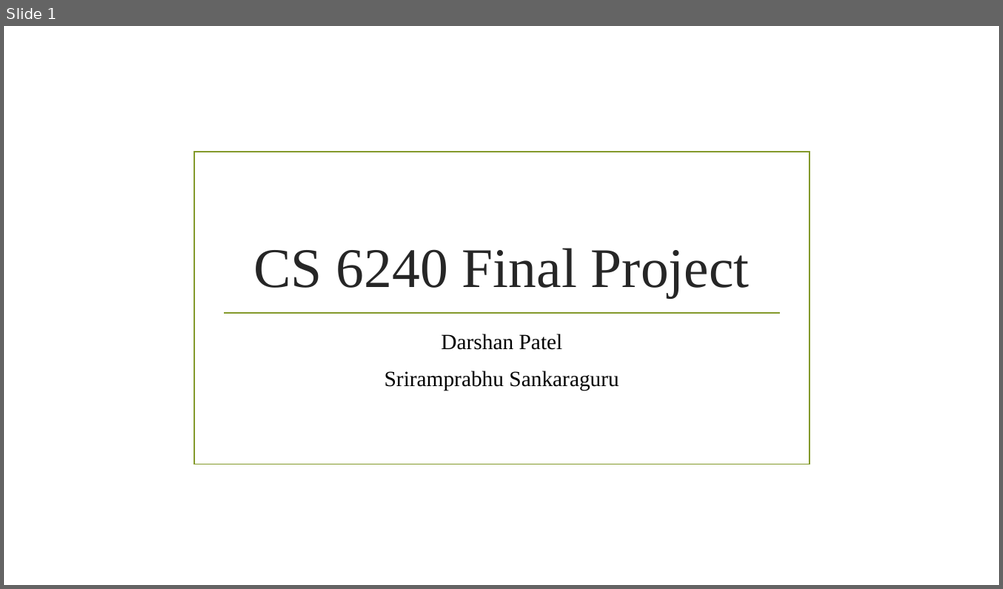
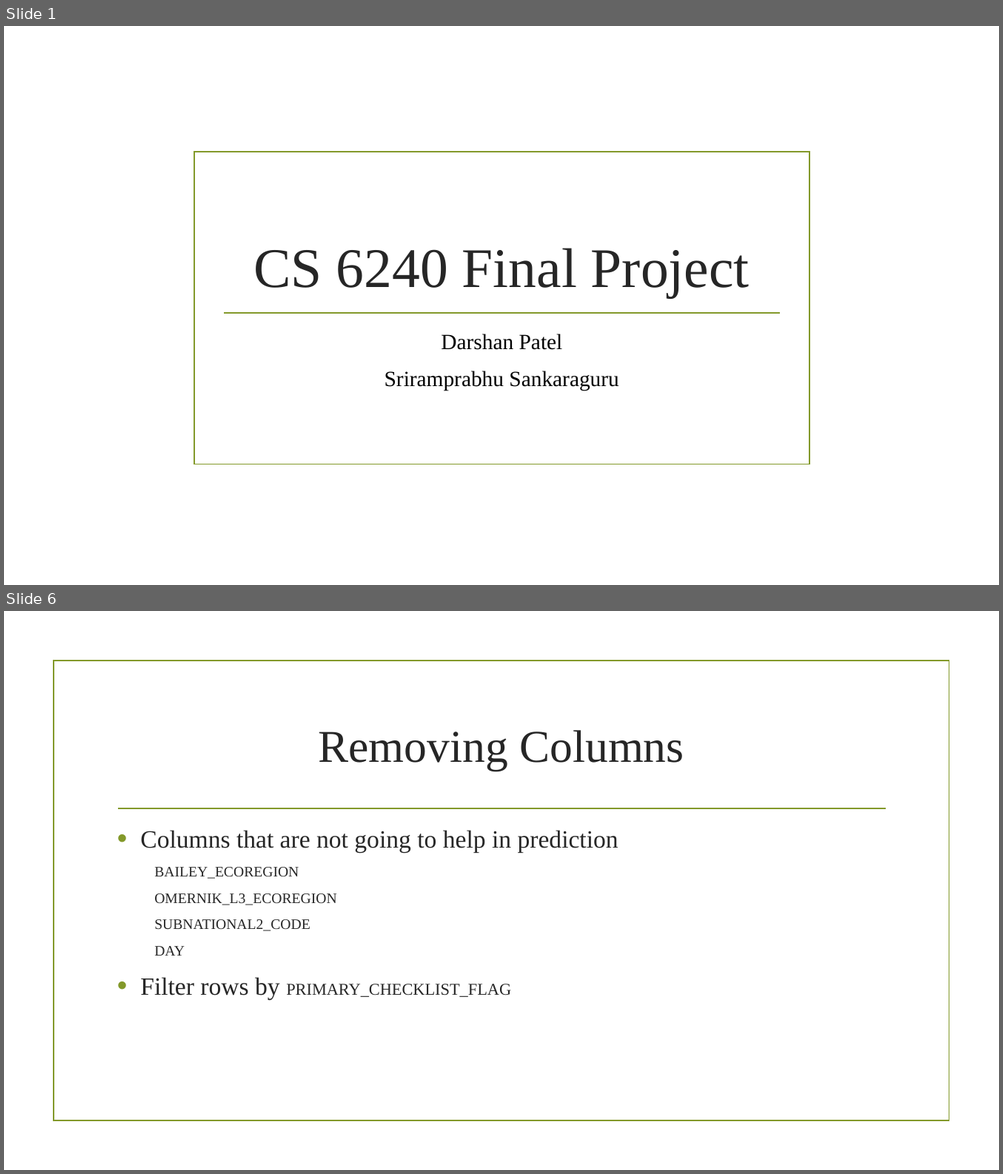
Before and after one commit to darshandpatel/eBird, a slide deck: PatelSankaraguru.pptx. Shown one above the other, each under a label of ours: slide 1 before the commit, slides 1 and 6 after it; the slides between them are not shown. The pictures are 1003x589 and 1003x1174 pixels, drawn with LibreOffice and Linux fonts; fonts in the diff are those of the drawing; background and template pictures are left out. Boxes give left, top, right and bottom in pixels: in the first picture for what was removed or moved away, otherwise in the second. Text is boxed around its words. In the diff, an @@ line names an element or a change of style, - is before the commit and + after.

```diff
--- a/PatelSankaraguru.pptx
+++ b/PatelSankaraguru.pptx
@@ slide 6 added at bbox=[4, 611, 999, 1170], background picture (left out) @@
@@ rectangle added at bbox=[54, 661, 948, 1122], outline #83992A 1.25 pt @@
@@ title added at bbox=[318, 730, 683, 771], 44 pt, text #262626 @@
+Removing Columns
@@ line added from (118, 809) to (885, 809), #83992A 1.25 pt @@
@@ text added at bbox=[140, 830, 618, 1000], 14 pt, text #262626 @@
+• Columns that are not going to help in prediction
+  BAILEY_ECOREGION
+  OMERNIK_L3_ECOREGION
+  SUBNATIONAL2_CODE
+  DAY
+• Filter rows by PRIMARY_CHECKLIST_FLAG
```
Also in this commit, not shown: 8 slides changed, 9 other slides added, 4 slides removed, 5 other files.
